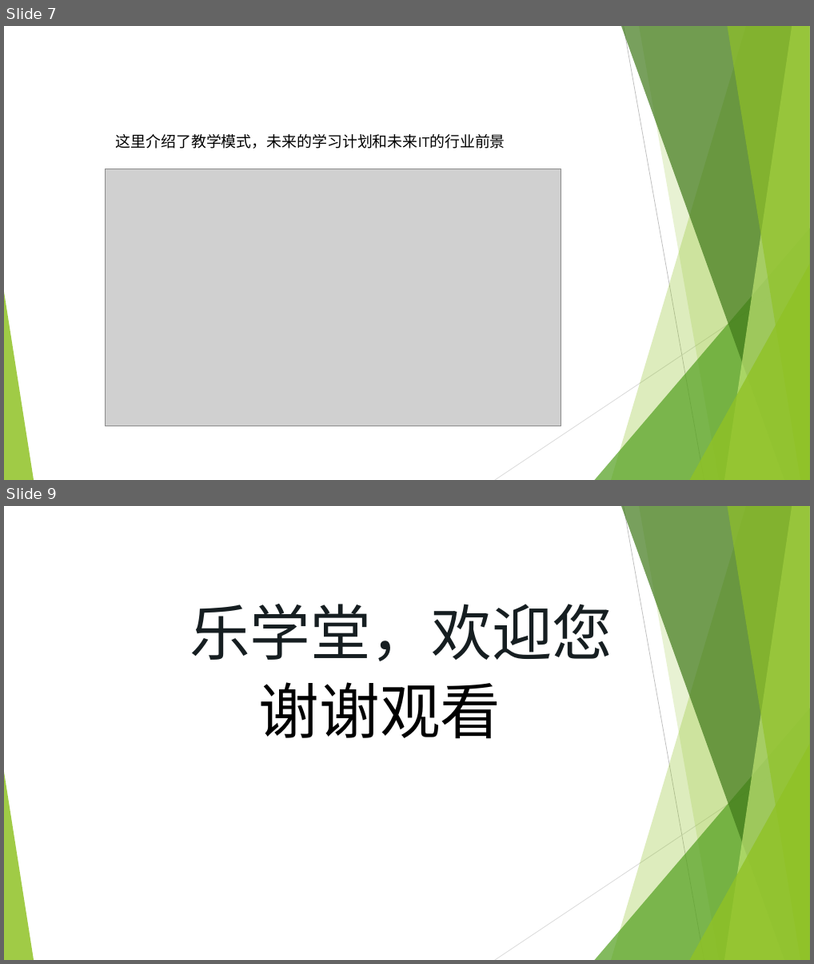
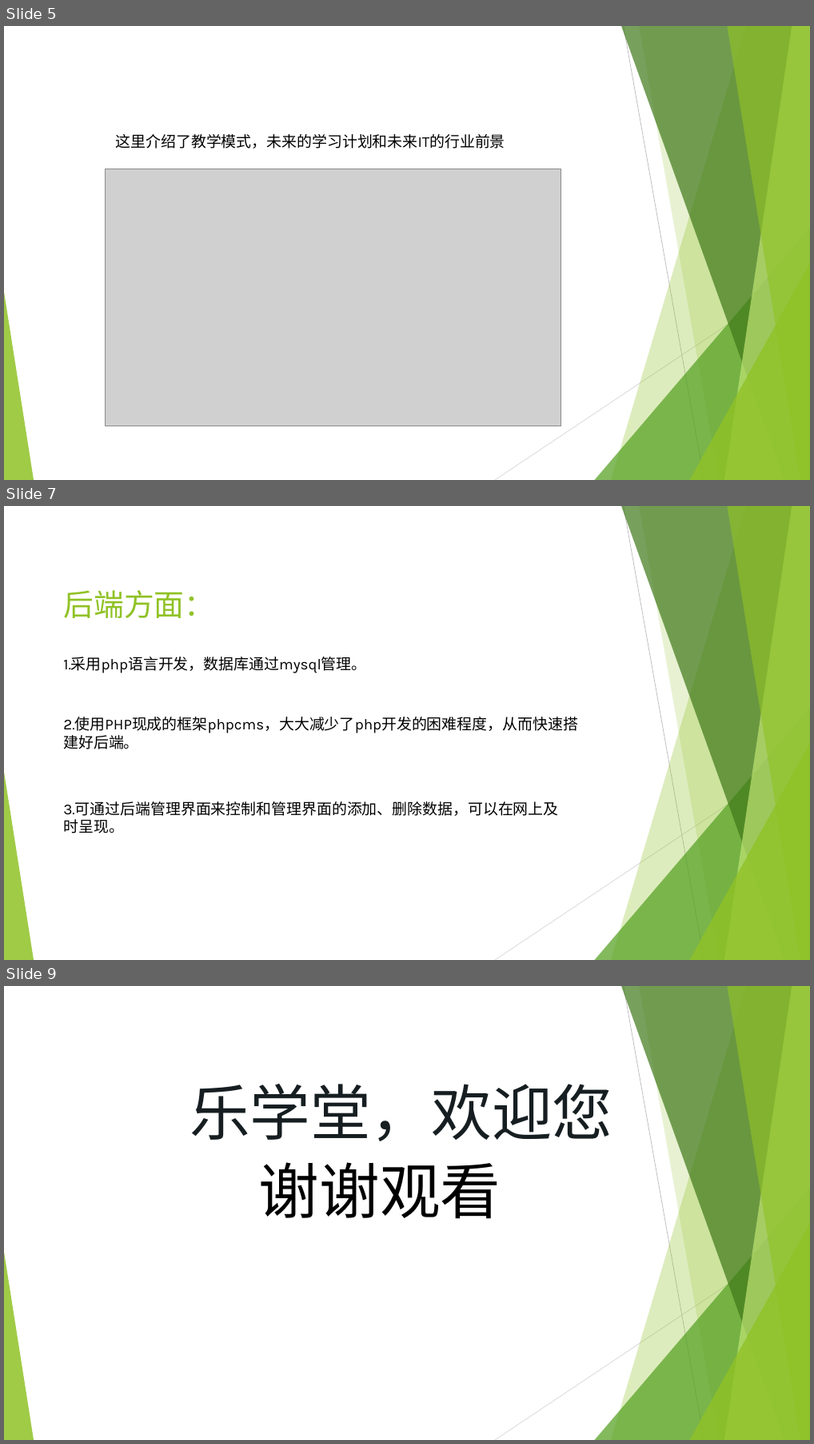
Before and after one commit to zhubaile/happy, a slide deck: 1201.pptx. Shown one above the other, each under a label of ours: slides 7 and 9 before the commit, slides 5, 7 and 9 after it; the slides between them are not shown. The pictures are 814x964 and 814x1444 pixels, drawn with LibreOffice and Linux fonts; fonts in the diff are those of the drawing; grey boxes stand for pictures; background and template pictures are left out. Boxes give left, top, right and bottom in pixels: in the first picture for what was removed or moved away, otherwise in the second. Text is boxed around its words. In the diff, an @@ line names an element or a change of style, - is before the commit and + after.

```diff
--- a/1201.pptx
+++ b/1201.pptx
@@ slide 7 added at <box>4,506,810,960</box>, background #FFFFFF; not listed: 10 template elements that a slide beside it also shows @@
@@ title added at <box>63,590,214,618</box>, 36 pt, text #90C226 @@
+后端方面：
@@ text added at <box>63,656,366,673</box>, 18 pt, text #000000 @@
+1.采用php语言开发，数据库通过mysql管理。
@@ text added at <box>63,716,578,749</box>, 18 pt, text #000000 @@
+2.使用PHP现成的框架phpcms，大大减少了php开发的困难程度，从而快速搭建好后端。
@@ text added at <box>63,801,558,833</box>, 18 pt, text #000000 @@
+3.可通过后端管理界面来控制和管理界面的添加、删除数据，可以在网上及时呈现。
@@ what was slide 7 is now slide 5 @@
```
Also in this commit, not shown: 2 slides changed, 2 other slides added, 3 slides removed.
